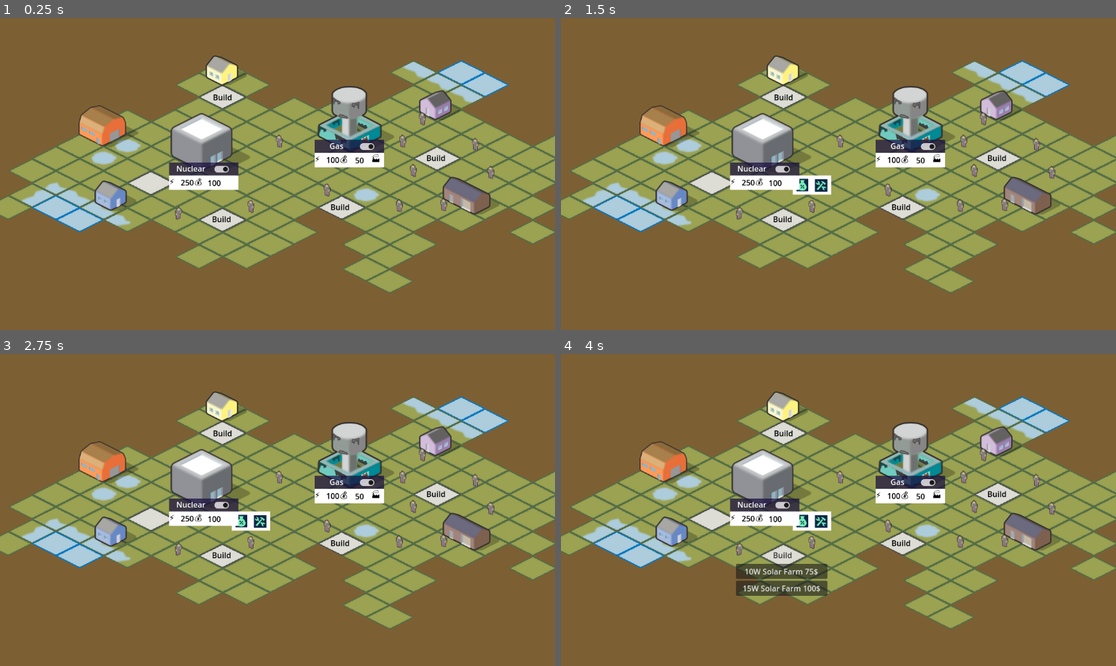
Above: before the commit, frames 1-4 (two rows, left to right).
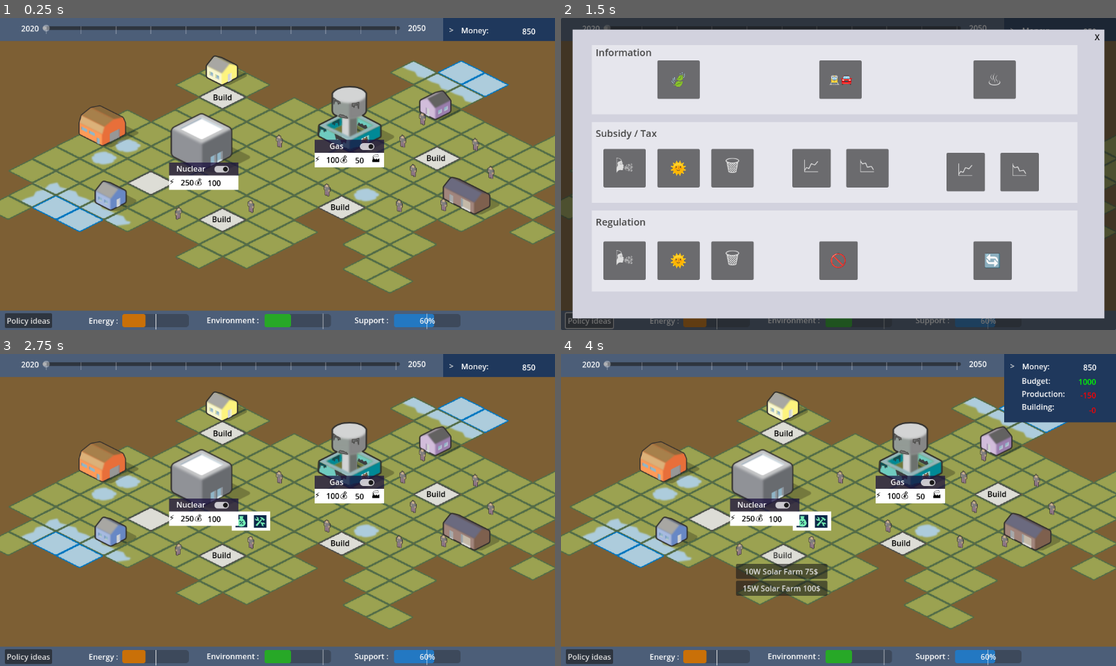
Above: after the commit, the same moments.

Repository: astonedf/SURE_PoC
Game: Godot game, scene res://Scenes/world.tscn
Two runs of this game, one before a commit and one after it. Both use one fixed random seed, a clock stepped at 60 frames per second and the inputs below.
Inputs (mouse positions are in pixels of both pictures, inside the frame that each line leads up to):
- Up to frame 1 (0.25 s): no input
- Up to frame 2 (1.5 s): click (810, 205) at 0.52 s; click (588, 320) at 1.25 s, where only the run after the commit has a clickable "Policy ideas"
- Up to frame 3 (2.75 s): click (538, 372) at 2 s, where only the run after the commit has a clickable "X"
- Up to frame 4 (4 s): click (1060, 366) at 2.75 s, where only the run after the commit has a clickable ">"; click "Build" at 3.5 s

The runs differ from the first frame. In frame 1, 14% of the frame differs, in the area x 0-100%, y 0-100%; in frame 2, 99%; in frame 3, 14%; in frame 4, 17%.

Commit message:
policy window

Diff:
--- a/SURE/Scenes/ui.tscn
+++ b/SURE/Scenes/ui.tscn
@@ -23,7 +23,6 @@
 corner_radius_bottom_left = 4
 
 [node name="UI" type="CanvasLayer"]
-visible = false
 follow_viewport_enabled = true
 script = ExtResource("1_blqjq")
 env = 50
--- a/SURE/Scenes/window.tscn
+++ b/SURE/Scenes/window.tscn
@@ -20,115 +20,297 @@
 
 [node name="ColorRect" type="ColorRect" parent="MarginContainer/Panel"]
 layout_mode = 0
+offset_left = 24.0
+offset_top = 24.0
+offset_right = 1128.0
+offset_bottom = 624.0
+color = Color(0.823529, 0.823529, 0.870588, 1)
+
+[node name="ColorRect" type="ColorRect" parent="MarginContainer/Panel/ColorRect"]
+layout_mode = 0
+offset_left = 40.0
+offset_top = 32.0
+offset_right = 1048.0
+offset_bottom = 176.0
+color = Color(0.900945, 0.901041, 0.92816, 1)
+
+[node name="ColorRect2" type="ColorRect" parent="MarginContainer/Panel/ColorRect"]
+layout_mode = 0
+offset_left = 40.0
+offset_top = 192.0
+offset_right = 1048.0
+offset_bottom = 360.0
+color = Color(0.900945, 0.901041, 0.92816, 1)
+
+[node name="ColorRect3" type="ColorRect" parent="MarginContainer/Panel/ColorRect"]
+layout_mode = 0
+offset_left = 40.0
+offset_top = 376.0
+offset_right = 1048.0
+offset_bottom = 544.0
+color = Color(0.900945, 0.901041, 0.92816, 1)
+
+[node name="Title" type="Label" parent="MarginContainer/Panel/ColorRect"]
+layout_mode = 0
+offset_left = 48.0
+offset_top = 24.0
+offset_right = 256.0
+offset_bottom = 71.0
+theme_override_colors/font_color = Color(0.270588, 0.270588, 0.270588, 1)
+theme_override_font_sizes/font_size = 20
+text = "Information"
+vertical_alignment = 1
+
+[node name="Title2" type="Label" parent="MarginContainer/Panel/ColorRect"]
+layout_mode = 0
+offset_left = 48.0
+offset_top = 376.0
+offset_right = 256.0
+offset_bottom = 423.0
+theme_override_colors/font_color = Color(0.270588, 0.270588, 0.270588, 1)
+theme_override_font_sizes/font_size = 20
+text = "Regulation"
+vertical_alignment = 1
+
+[node name="Title3" type="Label" parent="MarginContainer/Panel/ColorRect"]
+layout_mode = 0
+offset_left = 48.0
+offset_top = 192.0
+offset_right = 256.0
+offset_bottom = 239.0
+theme_override_colors/font_color = Color(0.270588, 0.270588, 0.270588, 1)
+theme_override_font_sizes/font_size = 20
+text = "Subsidy / Tax"
+vertical_alignment = 1
+
+[node name="Button2" type="Button" parent="MarginContainer/Panel/ColorRect"]
+layout_mode = 0
+offset_left = 1080.0
+offset_right = 1098.0
+offset_bottom = 31.0
+theme_override_colors/font_color = Color(0, 0, 0, 1)
+text = "X"
+flat = true
+
+[node name="Button3" type="Button" parent="MarginContainer/Panel/ColorRect"]
+custom_minimum_size = Vector2(0, 80)
+layout_mode = 2
 offset_left = 176.0
 offset_top = 64.0
-offset_right = 1008.0
-offset_bottom = 576.0
-color = Color(0.823529, 0.823529, 0.870588, 1)
-
-[node name="VBoxContainer" type="VBoxContainer" parent="MarginContainer/Panel/ColorRect"]
-layout_mode = 2
-offset_left = 48.0
-offset_top = 56.0
-offset_right = 288.0
-offset_bottom = 496.0
-grow_vertical = 2
-
-[node name="Button" type="Button" parent="MarginContainer/Panel/ColorRect/VBoxContainer"]
-custom_minimum_size = Vector2(0, 80)
-layout_mode = 2
-text = "Policy 1"
-
-[node name="Button2" type="Button" parent="MarginContainer/Panel/ColorRect/VBoxContainer"]
-custom_minimum_size = Vector2(0, 80)
-layout_mode = 2
-text = "Policy 2"
-
-[node name="Button3" type="Button" parent="MarginContainer/Panel/ColorRect/VBoxContainer"]
-custom_minimum_size = Vector2(0, 80)
-layout_mode = 2
-text = "Policy 3"
-
-[node name="Button4" type="Button" parent="MarginContainer/Panel/ColorRect/VBoxContainer"]
-custom_minimum_size = Vector2(0, 80)
-layout_mode = 2
-text = "Policy 4"
-
-[node name="Button5" type="Button" parent="MarginContainer/Panel/ColorRect/VBoxContainer"]
-custom_minimum_size = Vector2(0, 80)
-layout_mode = 2
-text = "Policy n"
-
-[node name="ColorRect" type="ColorRect" parent="MarginContainer/Panel/ColorRect"]
-layout_mode = 0
-offset_left = 336.0
+offset_right = 264.0
+offset_bottom = 144.0
+tooltip_text = "Information campaign explaining the advantages of renewable energy."
+theme_override_font_sizes/font_size = 35
+text = "🍃"
+
+[node name="Button4" type="Button" parent="MarginContainer/Panel/ColorRect"]
+custom_minimum_size = Vector2(0, 80)
+layout_mode = 2
+offset_left = 64.0
+offset_top = 248.0
+offset_right = 152.0
+offset_bottom = 328.0
+theme_override_font_sizes/font_size = 35
+text = "🌬"
+
+[node name="Button11" type="Button" parent="MarginContainer/Panel/ColorRect"]
+custom_minimum_size = Vector2(0, 80)
+layout_mode = 2
+offset_left = 64.0
+offset_top = 440.0
+offset_right = 152.0
+offset_bottom = 520.0
+theme_override_font_sizes/font_size = 35
+text = "🌬"
+
+[node name="Button5" type="Button" parent="MarginContainer/Panel/ColorRect"]
+custom_minimum_size = Vector2(0, 80)
+layout_mode = 2
+offset_left = 176.0
+offset_top = 248.0
+offset_right = 264.0
+offset_bottom = 328.0
+theme_override_font_sizes/font_size = 35
+text = "🌞"
+
+[node name="Button12" type="Button" parent="MarginContainer/Panel/ColorRect"]
+custom_minimum_size = Vector2(0, 80)
+layout_mode = 2
+offset_left = 176.0
+offset_top = 440.0
+offset_right = 264.0
+offset_bottom = 520.0
+theme_override_font_sizes/font_size = 35
+text = "🌞"
+
+[node name="Button6" type="Button" parent="MarginContainer/Panel/ColorRect"]
+custom_minimum_size = Vector2(0, 80)
+layout_mode = 2
+offset_left = 832.0
 offset_top = 64.0
-offset_right = 808.0
-offset_bottom = 488.0
-color = Color(0.900945, 0.901041, 0.92816, 1)
-
-[node name="Title" type="Label" parent="MarginContainer/Panel/ColorRect"]
-layout_mode = 0
-offset_left = 304.0
-offset_top = 8.0
-offset_right = 512.0
-offset_bottom = 55.0
-theme_override_colors/font_color = Color(0.270588, 0.270588, 0.270588, 1)
-theme_override_font_sizes/font_size = 31
+offset_right = 920.0
+offset_bottom = 144.0
+tooltip_text = "Information campaign explaining the advantages of heating systems relying on renewable energy. "
+theme_override_font_sizes/font_size = 35
+text = "♨"
+
+[node name="Button7" type="Button" parent="MarginContainer/Panel/ColorRect"]
+custom_minimum_size = Vector2(0, 80)
+layout_mode = 2
+offset_left = 512.0
+offset_top = 64.0
+offset_right = 600.0
+offset_bottom = 144.0
+tooltip_text = "Information campaign explaining the advantages of alternatives to fossil-fuel cars."
+theme_override_font_sizes/font_size = 25
+text = "🚊🚘"
+
+[node name="Button8" type="Button" parent="MarginContainer/Panel/ColorRect"]
+custom_minimum_size = Vector2(0, 80)
+layout_mode = 2
+offset_left = 288.0
+offset_top = 248.0
+offset_right = 376.0
+offset_bottom = 328.0
+theme_override_font_sizes/font_size = 35
+text = "🗑"
+
+[node name="Button13" type="Button" parent="MarginContainer/Panel/ColorRect"]
+custom_minimum_size = Vector2(0, 80)
+layout_mode = 2
+offset_left = 288.0
+offset_top = 440.0
+offset_right = 376.0
+offset_bottom = 520.0
+theme_override_font_sizes/font_size = 35
+text = "🗑"
+
+[node name="Button9" type="Button" parent="MarginContainer/Panel/ColorRect"]
+custom_minimum_size = Vector2(0, 80)
+layout_mode = 2
+offset_left = 456.0
+offset_top = 248.0
+offset_right = 536.0
+offset_bottom = 328.0
+theme_override_font_sizes/font_size = 35
+text = "📈"
+
+[node name="Button14" type="Button" parent="MarginContainer/Panel/ColorRect"]
+custom_minimum_size = Vector2(0, 80)
+layout_mode = 2
+offset_left = 776.0
+offset_top = 256.0
+offset_right = 856.0
+offset_bottom = 336.0
+theme_override_font_sizes/font_size = 35
+text = "📈"
+
+[node name="Button17" type="Button" parent="MarginContainer/Panel/ColorRect"]
+custom_minimum_size = Vector2(0, 80)
+layout_mode = 2
+offset_left = 832.0
+offset_top = 440.0
+offset_right = 912.0
+offset_bottom = 520.0
+theme_override_font_sizes/font_size = 35
+text = "🔄"
+
+[node name="Button16" type="Button" parent="MarginContainer/Panel/ColorRect"]
+custom_minimum_size = Vector2(0, 80)
+layout_mode = 2
+offset_left = 512.0
+offset_top = 440.0
+offset_right = 592.0
+offset_bottom = 520.0
+theme_override_font_sizes/font_size = 35
+text = "🚫"
+
+[node name="Button10" type="Button" parent="MarginContainer/Panel/ColorRect"]
+custom_minimum_size = Vector2(0, 80)
+layout_mode = 2
+offset_left = 888.0
+offset_top = 256.0
+offset_right = 968.0
+offset_bottom = 336.0
+theme_override_font_sizes/font_size = 35
+text = "📉"
+
+[node name="Button15" type="Button" parent="MarginContainer/Panel/ColorRect"]
+custom_minimum_size = Vector2(0, 80)
+layout_mode = 2
+offset_left = 568.0
+offset_top = 248.0
+offset_right = 656.0
+offset_bottom = 328.0
+theme_override_font_sizes/font_size = 35
+text = "📉"
+
+[node name="Panel" type="Panel" parent="MarginContainer/Panel"]
+visible = false
+layout_mode = 0
+offset_right = 1152.0
+offset_bottom = 648.0
+
+[node name="ColorRect2" type="ColorRect" parent="MarginContainer/Panel/Panel"]
+layout_mode = 0
+offset_left = 240.0
+offset_top = 144.0
+offset_right = 896.0
+offset_bottom = 504.0
+
+[node name="Text" type="Label" parent="MarginContainer/Panel/Panel/ColorRect2"]
+layout_mode = 0
+offset_left = 168.0
+offset_top = 48.0
+offset_right = 576.0
+offset_bottom = 136.0
+theme_override_colors/font_color = Color(0.270588, 0.270588, 0.270588, 1)
+theme_override_font_sizes/font_size = 15
+text = "Information campaign / Raise grants / Guaranteed purchase of _"
+autowrap_mode = 3
+
+[node name="Label" type="Label" parent="MarginContainer/Panel/Panel/ColorRect2"]
+layout_mode = 0
+offset_right = 112.0
+offset_bottom = 56.0
+theme_override_colors/font_color = Color(0, 0, 0, 1)
+theme_override_font_sizes/font_size = 25
 text = "Policy"
+horizontal_alignment = 1
 vertical_alignment = 1
 
-[node name="Text" type="Label" parent="MarginContainer/Panel/ColorRect"]
-layout_mode = 0
-offset_left = 360.0
+[node name="Effect" type="Label" parent="MarginContainer/Panel/Panel/ColorRect2"]
+layout_mode = 0
+offset_left = 128.0
 offset_top = 104.0
-offset_right = 768.0
-offset_bottom = 360.0
-theme_override_colors/font_color = Color(0.270588, 0.270588, 0.270588, 1)
-theme_override_font_sizes/font_size = 15
-text = "Lorem ipsum dolor sit amet, consectetur adipiscing elit, sed do eiusmod tempor incididunt ut labore et dolore magna aliqua. Ut enim ad minim veniam, quis nostrud exercitation ullamco laboris nisi ut aliquip ex ea commodo consequat. Duis aute irure dolor in reprehenderit in voluptate velit esse cillum dolore eu fugiat nulla pariatur. Excepteur sint occaecat cupidatat non proident, sunt in culpa qui officia deserunt mollit anim id est laborum."
-horizontal_alignment = 3
-autowrap_mode = 3
-
-[node name="Effect" type="Label" parent="MarginContainer/Panel/ColorRect"]
-layout_mode = 0
-offset_left = 360.0
-offset_top = 334.0
-offset_right = 768.0
-offset_bottom = 446.0
+offset_right = 536.0
+offset_bottom = 254.0
 theme_override_colors/font_color = Color(0.270588, 0.270588, 0.270588, 1)
 theme_override_font_sizes/font_size = 15
 text = "Effects:
- + n ⚡    - n 💰      n turns 🕒
+ + n ⚡
+ - n 💰
+ n turns
+
 Estimated popularity with voters:"
 horizontal_alignment = 1
 autowrap_mode = 3
 
-[node name="ProgressBar" type="ProgressBar" parent="MarginContainer/Panel/ColorRect"]
-layout_mode = 0
-offset_left = 448.0
-offset_top = 413.0
-offset_right = 680.0
-offset_bottom = 440.0
+[node name="ProgressBar" type="ProgressBar" parent="MarginContainer/Panel/Panel/ColorRect2"]
+layout_mode = 0
+offset_left = 224.0
+offset_top = 264.0
+offset_right = 456.0
+offset_bottom = 291.0
 theme_override_styles/fill = SubResource("StyleBoxFlat_77vk0")
 value = 42.0
 
-[node name="Button" type="Button" parent="MarginContainer/Panel/ColorRect"]
-layout_mode = 0
-offset_left = 520.0
-offset_top = 448.0
-offset_right = 613.0
-offset_bottom = 479.0
+[node name="Button" type="Button" parent="MarginContainer/Panel/Panel/ColorRect2"]
+layout_mode = 0
+offset_left = 288.0
+offset_top = 312.0
+offset_right = 381.0
+offset_bottom = 343.0
 text = "Implement"
 
-[node name="Button2" type="Button" parent="MarginContainer/Panel/ColorRect"]
-layout_mode = 0
-offset_left = 800.0
-offset_top = 8.0
-offset_right = 818.0
-offset_bottom = 39.0
-theme_override_colors/font_color = Color(0, 0, 0, 1)
-text = "X"
-flat = true
-
 [connection signal="pressed" from="MarginContainer/Panel/ColorRect/Button2" to="." method="_on_button_2_pressed"]
